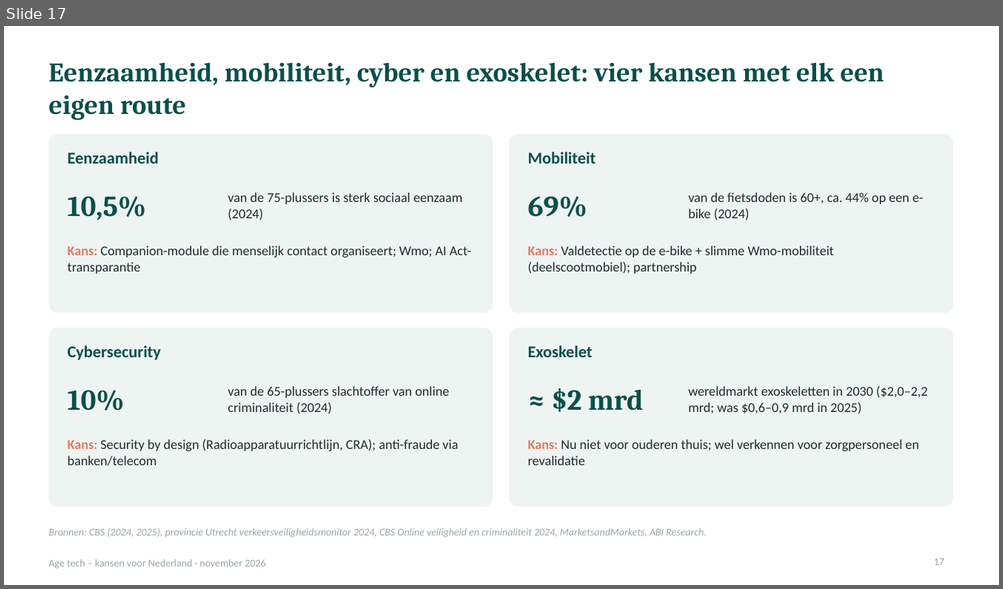
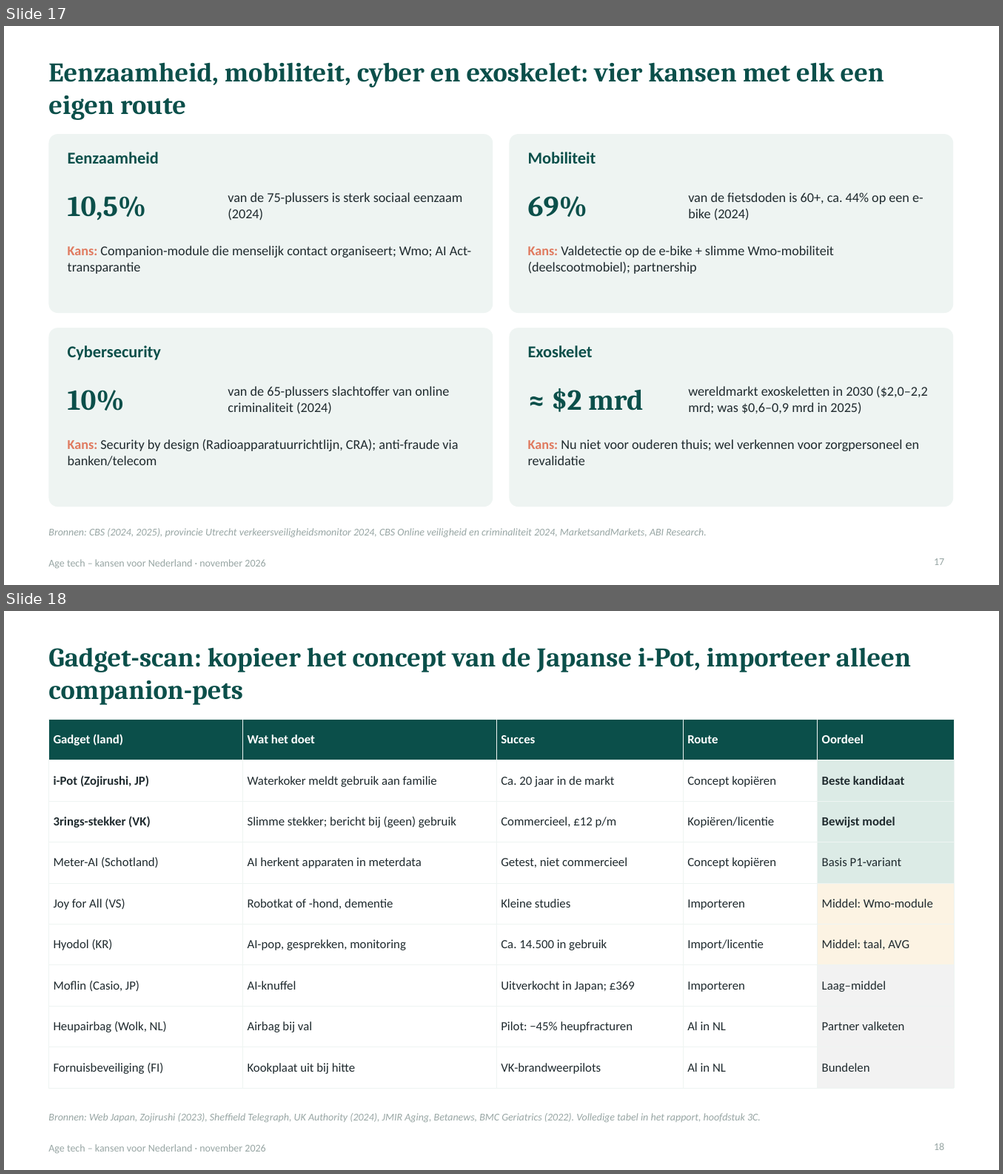
Before and after one commit to robruijn/Four-Seasons-Rome-2026, a slide deck: AgeTech_kansen_Nederland.pptx. Shown one above the other, each under a label of ours: slide 17 before the commit, slides 17 and 18 after it. The pictures are 1003x589 and 1003x1174 pixels, drawn with LibreOffice and Linux fonts; fonts in the diff are those of the drawing. Boxes give left, top, right and bottom in pixels: in the first picture for what was removed or moved away, otherwise in the second. Text is boxed around its words. In the diff, an @@ line names an element or a change of style, - is before the commit and + after.

```diff
--- a/AgeTech_kansen_Nederland.pptx
+++ b/AgeTech_kansen_Nederland.pptx
@@ slide 18 added at (x1=4, y1=611, x2=999, y2=1170), background #FFFFFF; not listed: 1 template element that a slide beside it also shows @@
@@ title added at (x1=48, y1=647, x2=910, y2=705), 26 pt, text #0B4F4A, bold @@
+Gadget-scan: kopieer het concept van de Japanse i-Pot, importeer alleen companion-pets
@@ table added at (x1=48, y1=719, x2=954, y2=1077), 9 rows, 5 columns @@
+Gadget (land) | Wat het doet | Succes | Route | Oordeel
+i-Pot (Zojirushi, JP) | Waterkoker meldt gebruik aan familie | Ca. 20 jaar in de markt | Concept kopiëren | Beste kandidaat
+3rings-stekker (VK) | Slimme stekker; bericht bij (geen) gebruik | Commercieel, £12 p/m | Kopiëren/licentie | Bewijst model
+Meter-AI (Schotland) | AI herkent apparaten in meterdata | Getest, niet commercieel | Concept kopiëren | Basis P1-variant
+Joy for All (VS) | Robotkat of -hond, dementie | Kleine studies | Importeren | Middel: Wmo-module
+Hyodol (KR) | AI-pop, gesprekken, monitoring | Ca. 14.500 in gebruik | Import/licentie | Middel: taal, AVG
+Moflin (Casio, JP) | AI-knuffel | Uitverkocht in Japan; £369 | Importeren | Laag–middel
+Heupairbag (Wolk, NL) | Airbag bij val | Pilot: −45% heupfracturen | Al in NL | Partner valketen
+Fornuisbeveiliging (FI) | Kookplaat uit bij hitte | VK-brandweerpilots | Al in NL | Bundelen
@@ text added at (x1=48, y1=1113, x2=760, y2=1122), 10 pt, text #98A6A4, italic @@
+Bronnen: Web Japan, Zojirushi (2023), Sheffield Telegraph, UK Authority (2024), JMIR Aging, Betanews, BMC Geriatrics (2022). Volledige tabel in het rapport, hoofdstuk 3C.
@@ page number added at (x1=933, y1=1143, x2=944, y2=1150), 10 pt, text #98A6A4 @@
+18
```
Also in this commit, not shown: 6 slides changed, 1 other slide added.
